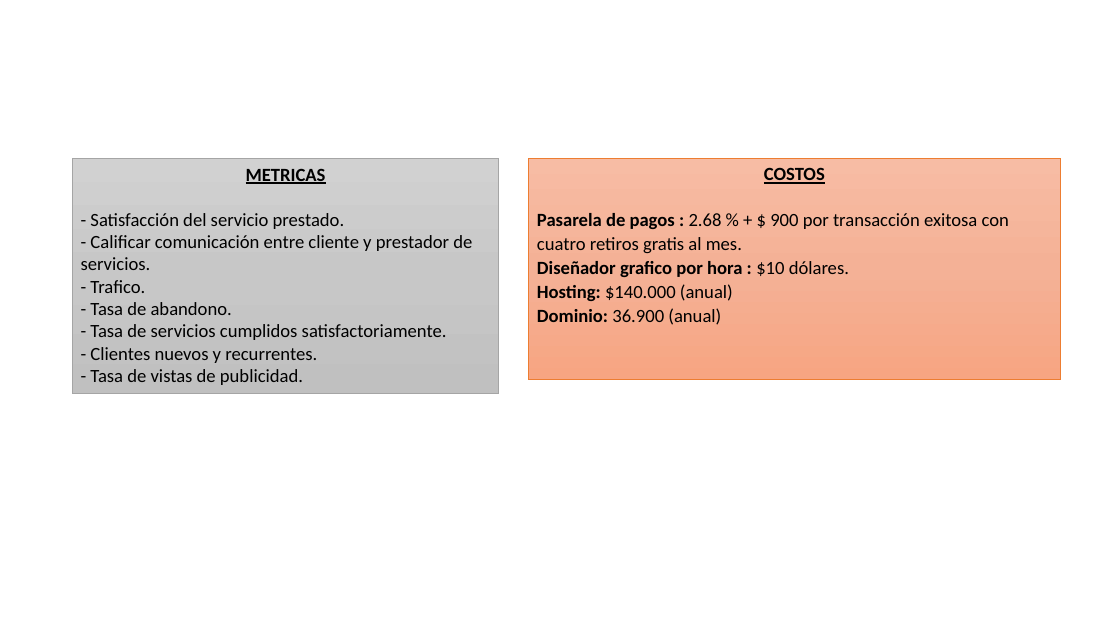
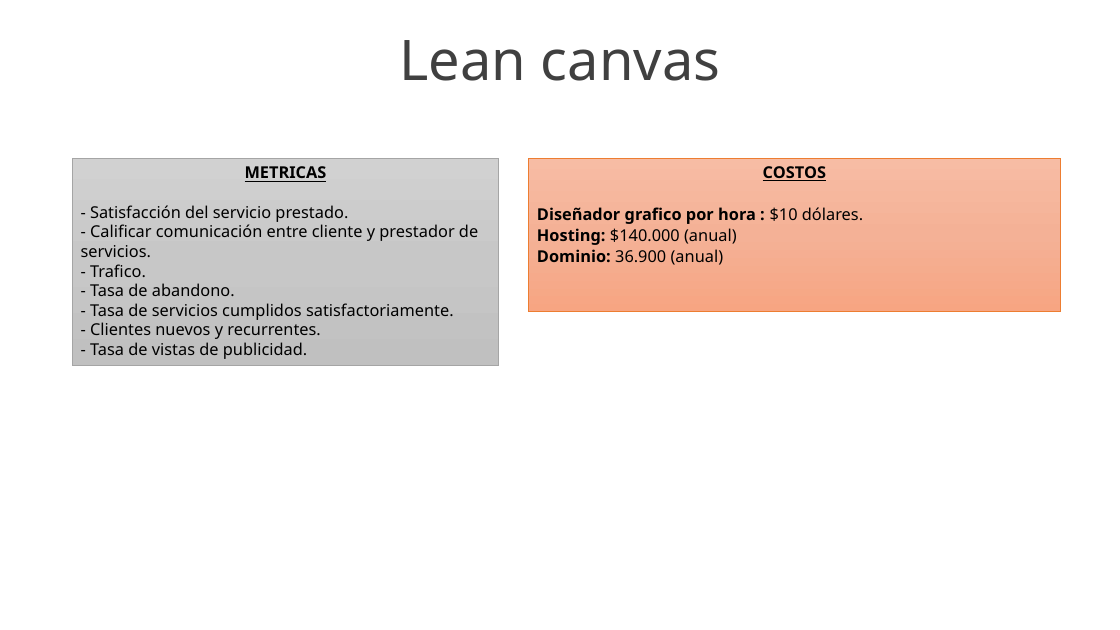
Before and after one commit to yeseniaquejada/SERVICE_MARKET, a slide deck: slide 9 of PROYECTO FORMATIVO.pptx. Drawn at 1120x630 pixels with LibreOffice and Linux fonts; fonts in the diff are those of the drawing; background and template pictures are left out. Boxes give left, top, right and bottom in pixels: in the first picture for what was removed or moved away, otherwise in the second. Text is boxed around its words. In the diff, an @@ line names an element or a change of style, - is before the commit and + after.

```diff
--- a/PROYECTO FORMATIVO.pptx
+++ b/PROYECTO FORMATIVO.pptx
@@ text added at (399,40,721,81), 48 pt, text #404040 @@
+Lean canvas
@@ rectangle "METRICAS": place and size @@
-rectangle "METRICAS" at (72,159,499,393)
+rectangle "METRICAS" at (72,159,499,365)
@@ rectangle "METRICAS" at (72,159,499,365): size 16 to 14 pt, font Calibri to Noto Sans @@
@@ rectangle "COSTOS" at (528,158,1060,312): size 16 to 14 pt, font Calibri to Noto Sans @@
@@ rectangle "COSTOS": place and size @@
-rectangle "COSTOS" at (528,158,1060,380)
+rectangle "COSTOS" at (528,158,1060,312)
@@ text in rectangle at (537,213,1009,254): paragraph removed @@
-Pasarela de pagos : 2.68 % + $ 900 por transacción exitosa con cuatro retiros gratis al mes.
```
Also in this commit, not shown: 26 other slides changed, 2 slides added, 3 slides removed, 6 other files.
